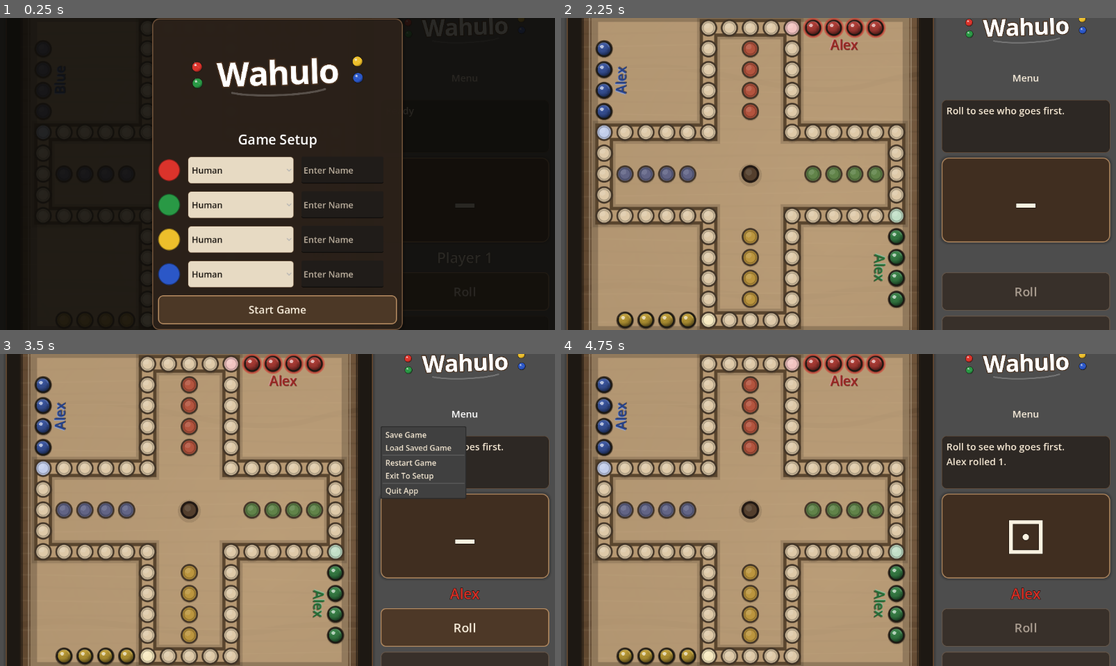
Above: before the commit, frames 1-4 (two rows, left to right).
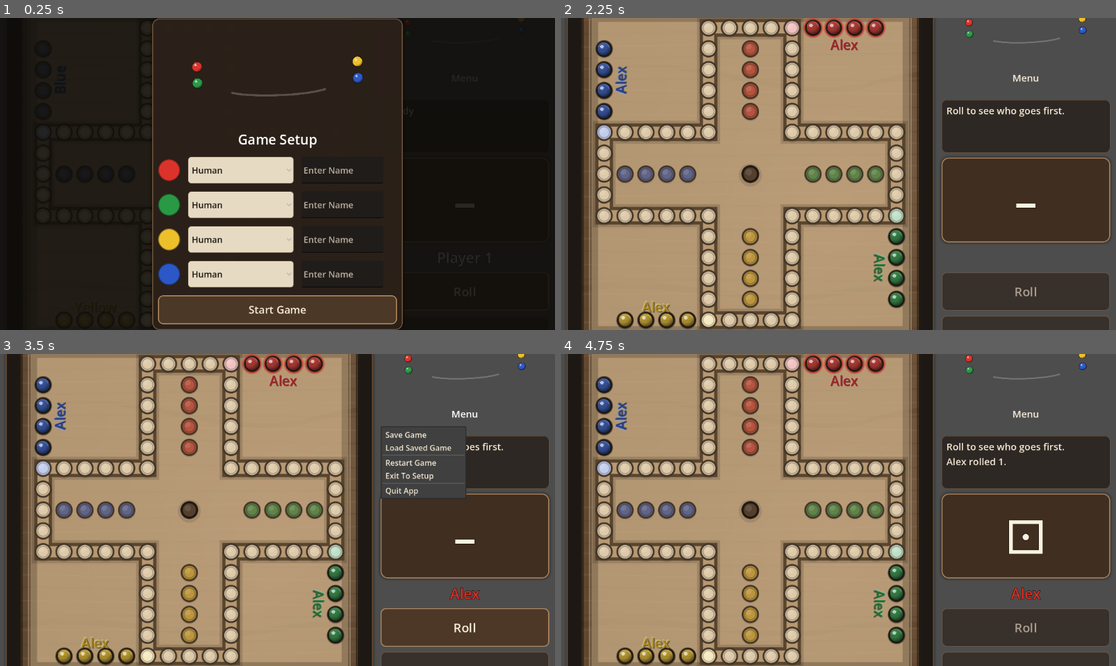
Above: after the commit, the same moments.

Repository: ItsTheMcCoy/wahoo-app
Game: Godot game, scene res://scenes/Main.tscn
Two runs of this game, one before a commit and one after it. Both use one fixed random seed, a clock stepped at 60 frames per second and the inputs below.
Inputs (mouse positions are in pixels of both pictures, inside the frame that each line leads up to):
- Up to frame 1 (0.25 s): no input
- Up to frame 2 (2.25 s): click (905, 170) at 0.52 s; type "Alex" at 0.6 s; click (905, 205) at 0.75 s; type "Alex" at 0.83 s; click (905, 239) at 0.98 s; type "Alex" at 1.07 s; click (905, 273) at 1.27 s; type "Alex" at 1.35 s; click "Start Game" at 2 s
- Up to frame 3 (3.5 s): click "Menu" at 2.75 s
- Up to frame 4 (4.75 s): click "Roll" at 3.5 s; move the mouse to (749, 510) at 4.27 s; click (749, 510) at 4.42 s

The runs differ from the first frame. In frame 1, 1.1% of the frame differs, in the area x 38-62%, y 12-23%; in frame 2, 0.7%; in frame 3, 0.7%; in frame 4, 0.7%.

Commit message:
Use SVG wordmark in Godot UI

Diff:
--- a/godot/scenes/Main.tscn
+++ b/godot/scenes/Main.tscn
@@ -2,7 +2,7 @@
 
 [ext_resource type="Script" path="res://scripts/main.gd" id="1_ukqg8"]
 [ext_resource type="Script" path="res://scripts/wahoo_board_view.gd" id="2_cw3fq"]
-[ext_resource type="Texture2D" path="res://assets/textures/wahulo_wordmark.png" id="3_0dv5w"]
+[ext_resource type="Texture2D" path="res://assets/textures/wahulo_wordmark.svg" id="3_0dv5w"]
 
 [node name="Main" type="Control"]
 layout_mode = 3
--- a/godot/scripts/main.gd
+++ b/godot/scripts/main.gd
@@ -4,7 +4,7 @@
 const WahooRules = preload("res://scripts/wahoo_rules.gd")
 const WahooRulesSmoke = preload("res://scripts/wahoo_rules_smoke.gd")
 const WahooAI = preload("res://scripts/wahoo_ai.gd")
-const WORDMARK_TEXTURE = preload("res://assets/textures/wahulo_wordmark.png")
+const WORDMARK_TEXTURE = preload("res://assets/textures/wahulo_wordmark.svg")
 
 const PLAYER_NAMES := ["Red", "Green", "Yellow", "Blue"]
 const PLAYER_COLORS := [
--- a/godot/scripts/wahoo_board_view.gd
+++ b/godot/scripts/wahoo_board_view.gd
@@ -510,8 +510,8 @@
         Vector2(1.0, 0.0),
     ]
     var offset_dirs := inward_dirs.duplicate()
-    # Yellow (player 2) is on the top edge; nudging toward center avoids overlap with base holes.
-    offset_dirs[2] = Vector2(0.0, 1.0)
+    # Yellow (player 2) is on the top edge; nudging upward keeps the name above the base cluster.
+    offset_dirs[2] = Vector2(0.0, -1.0)
     return base_center + offset_dirs[player] * (_cell_size * 0.72)
 
 func _base_cluster_center(player: int) -> Vector2:
